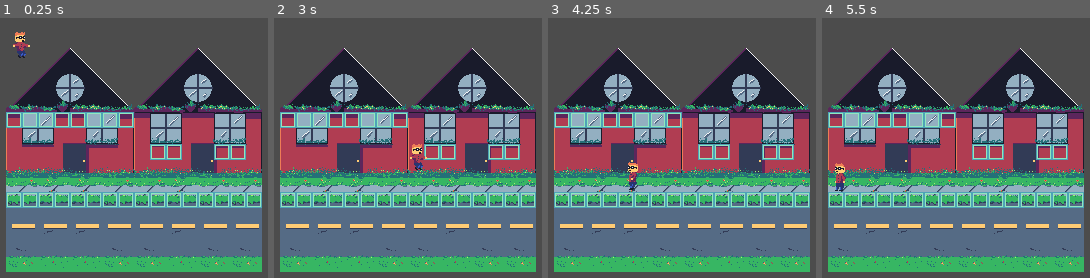
Above: before the commit, frames 1-4 (left to right).
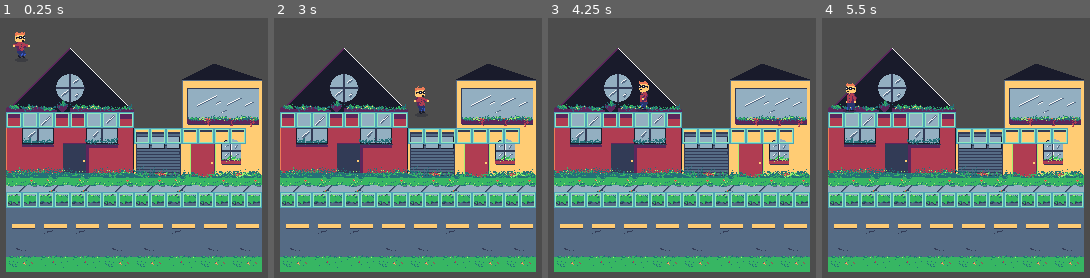
Above: after the commit, the same moments.

Repository: TylerZonies/GJ_SuperVictim
Game: Godot game, scene res://scenes/tilemaps.tscn
Two runs of this game, one before a commit and one after it. Both use one fixed random seed, a clock stepped at 60 frames per second and the inputs below. The project has no main scene, so this scene is started directly.
Inputs:
- Up to frame 1 (0.25 s): no input
- Up to frame 2 (3 s): hold D (right) 0.53-1.28 s; hold S (down) 1.28-2.03 s; tap Enter at 2 s; hold D (right) 2.03-2.78 s; hold W (up) from 2.78 s (still down)
- Up to frame 3 (4.25 s): release W (up) at 3.53 s; hold A (left) from 3.53 s (still down)
- Up to frame 4 (5.5 s): release A (left) at 5.03 s; hold S (down) from 5.03 s (still down)

The runs differ from the first frame. In frame 1, 18% of the frame differs, in the area x 50-98%, y 11-62%; in frame 2, 18%; in frame 3, 18%; in frame 4, 18%, in the area x 4-98%, y 11-67%.

Commit message:
house 2 added and unit shadow

Diff:
--- a/SUPERVICTIM/assets/background.tres
+++ b/SUPERVICTIM/assets/background.tres
@@ -1,6 +1,7 @@
-[gd_resource type="TileSet" load_steps=2 format=2]
+[gd_resource type="TileSet" load_steps=3 format=2]
 
 [ext_resource path="res://assets/sprites/tiles/house1.png" type="Texture" id=1]
+[ext_resource path="res://assets/sprites/tiles/house2.png" type="Texture" id=2]
 
 [resource]
 0/name = "house1.png 0"
@@ -17,3 +18,17 @@
 0/shape_one_way_margin = 0.0
 0/shapes = [  ]
 0/z_index = 0
+1/name = "house2.png 1"
+1/texture = ExtResource( 2 )
+1/tex_offset = Vector2( 0, 0 )
+1/modulate = Color( 1, 1, 1, 1 )
+1/region = Rect2( 0, 0, 128, 144 )
+1/tile_mode = 0
+1/occluder_offset = Vector2( 0, 0 )
+1/navigation_offset = Vector2( 0, 0 )
+1/shape_offset = Vector2( 0, 0 )
+1/shape_transform = Transform2D( 1, 0, 0, 1, 0, 0 )
+1/shape_one_way = false
+1/shape_one_way_margin = 0.0
+1/shapes = [  ]
+1/z_index = 0
--- a/SUPERVICTIM/scenes/tilemaps.tscn
+++ b/SUPERVICTIM/scenes/tilemaps.tscn
@@ -12,7 +12,7 @@
 tile_set = ExtResource( 4 )
 cell_size = Vector2( 16, 16 )
 format = 1
-tile_data = PoolIntArray( -131072, 0, 0, -131064, 0, 0 )
+tile_data = PoolIntArray( -131072, 0, 0, -131064, 1, 0 )
 
 [node name="street_tiles" type="TileMap" parent="."]
 tile_set = ExtResource( 2 )
@@ -26,7 +26,7 @@
 cell_size = Vector2( 16, 16 )
 cell_custom_transform = Transform2D( 16, 0, 0, 16, 0, 0 )
 format = 1
-tile_data = PoolIntArray( 131072, 0, 0, 131073, 0, 0, 131074, 0, 0, 131075, 0, 0, 131076, 0, 0, 131077, 0, 0, 131078, 0, 0, 131079, 0, 0, 262153, 0, 0, 262154, 0, 0, 262157, 0, 0, 262158, 0, 0, 458752, 0, 0, 458753, 0, 0, 4587 …(192 unchanged characters)…
+tile_data = PoolIntArray( 131072, 0, 0, 131073, 0, 0, 131074, 0, 0, 131075, 0, 0, 131076, 0, 0, 131077, 0, 0, 131078, 0, 0, 131079, 0, 0, 196616, 0, 0, 196617, 0, 0, 196618, 0, 0, 196619, 0, 0, 196620, 0, 0, 196621, 0, 0, 196622, 0, 0, 458752, 0, 0, 458753, 0, 0, 4587 …(192 unchanged characters)…
 
 [node name="player" parent="." instance=ExtResource( 3 )]
 position = Vector2( 14.2327, -41.2496 )
Binary file changed: SUPERVICTIM/assets/asesprite/main_char.aseprite
Binary file changed: SUPERVICTIM/assets/sprites/chars/main_char.png
Binary file added: SUPERVICTIM/assets/sprites/tiles/house2.png
Not shown, added: SUPERVICTIM/assets/sprites/tiles/house2.png.import
